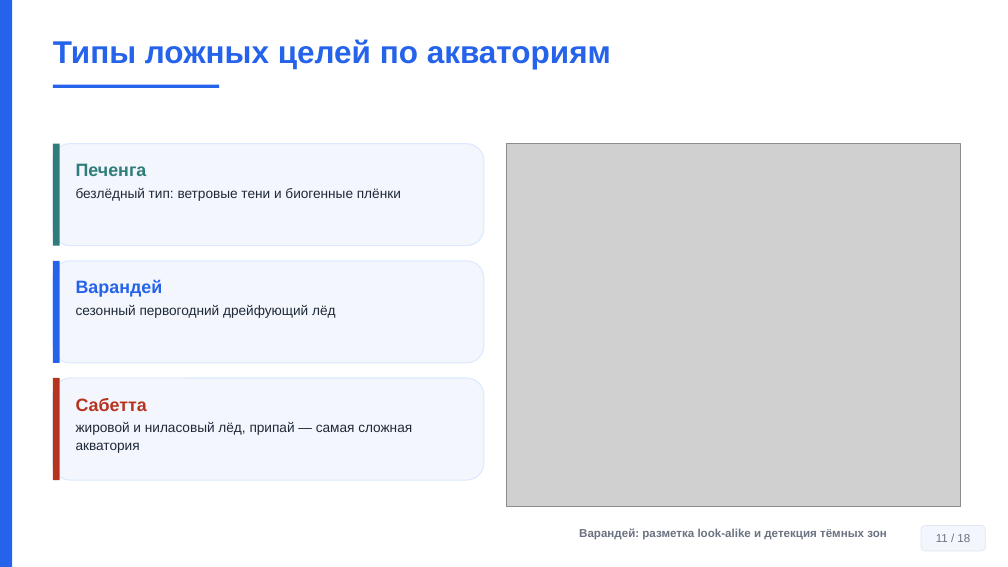
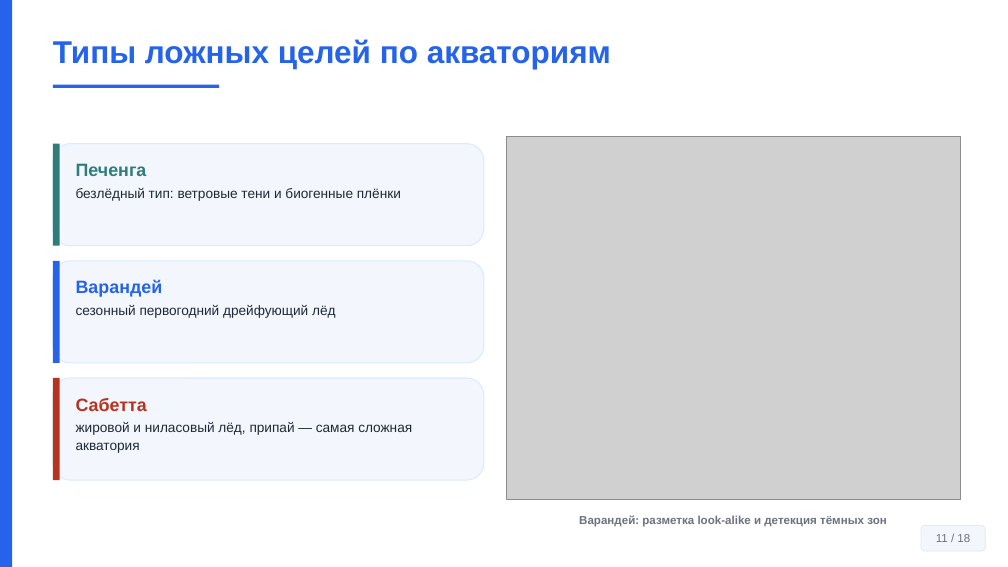
Before and after one commit to Confucius-hub/spbu_db_hw, a slide deck: slide 11 of thesis/vkr_final/Презентация_Финал_Байханов_2026.pptx. Drawn at 1008x567 pixels with LibreOffice and Linux fonts; fonts in the diff are those of the drawing; grey boxes stand for pictures. Boxes give left, top, right and bottom in pixels: in the first picture for what was removed or moved away, otherwise in the second. Text is boxed around its words. In the diff, an @@ line names an element or a change of style, - is before the commit and + after.

```diff
--- a/thesis/vkr_final/Презентация_Финал_Байханов_2026.pptx
+++ b/thesis/vkr_final/Презентация_Финал_Байханов_2026.pptx
@@ picture: place and size @@
-picture at <box>507,144,960,507</box>
+picture at <box>507,136,960,499</box>
@@ text "Варандей: разметка look-alike и детекция ...": place and size @@
-text "Варандей: разметка look-alike и детекция ..." at <box>579,528,887,540</box>
+text "Варандей: разметка look-alike и детекция ..." at <box>579,515,887,527</box>
```
Also in this commit, not shown: 2 other slides changed, 3 other files.
